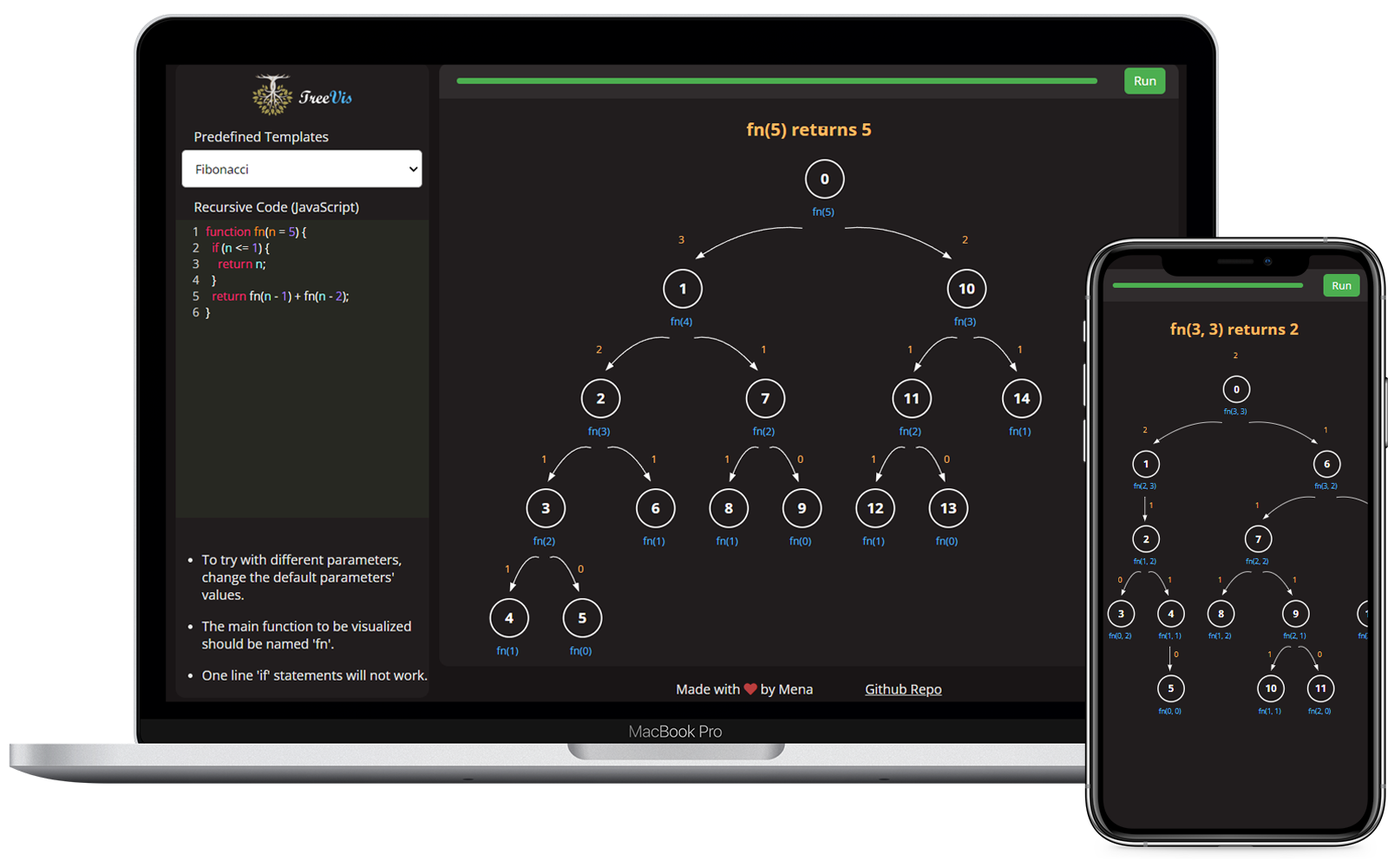
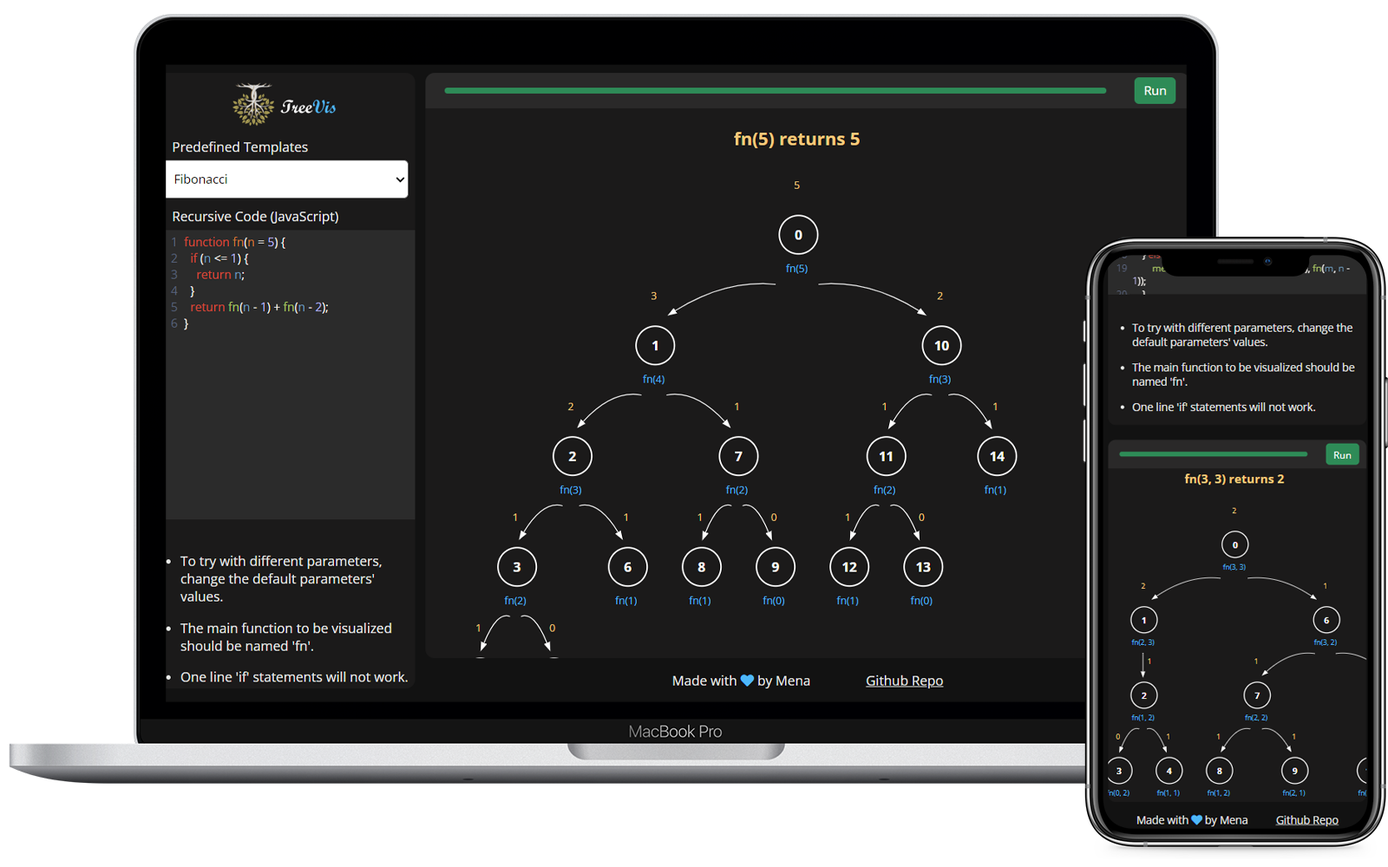
Before/after of a 1388×867 layered artwork. What changed in the layer stack:
added layer "Layer 4" above "Layer 2" over left=1097, top=236, right=1372, bottom=830
hid "Layer 2" over left=1090, top=251, right=1368, bottom=830
added layer "Layer 3" above "Layer 1" over left=165, top=64, right=1202, bottom=703
hid "Layer 1" over left=165, top=64, right=1193, bottom=709
